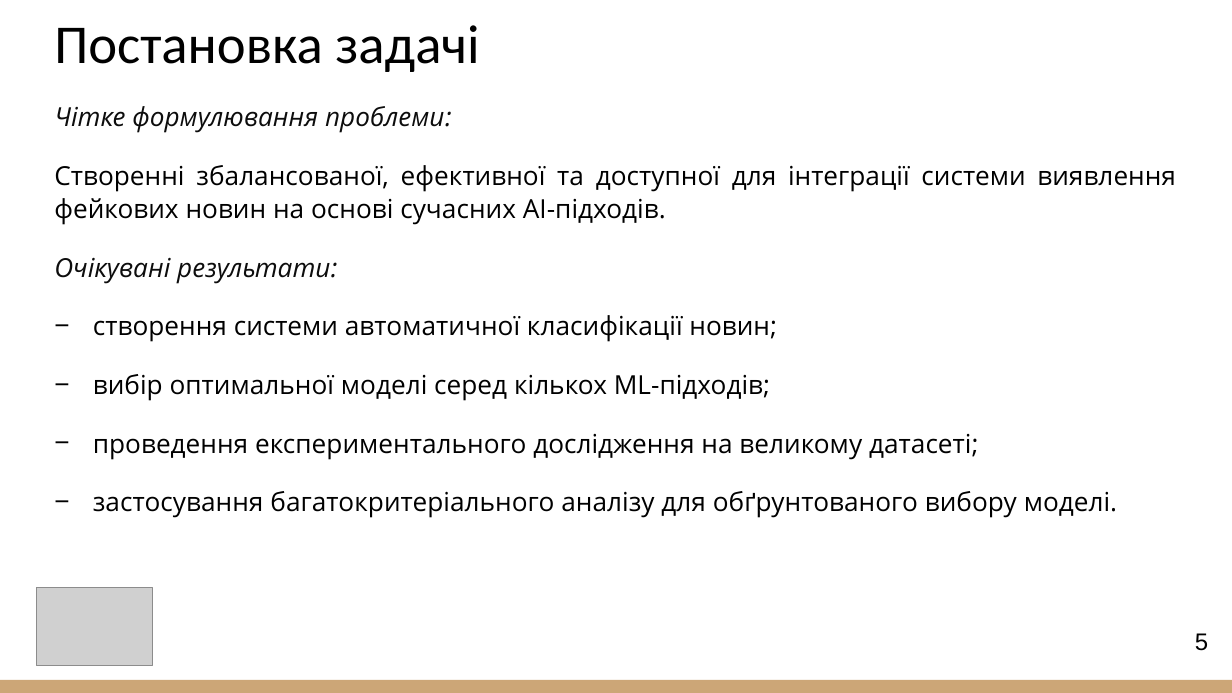
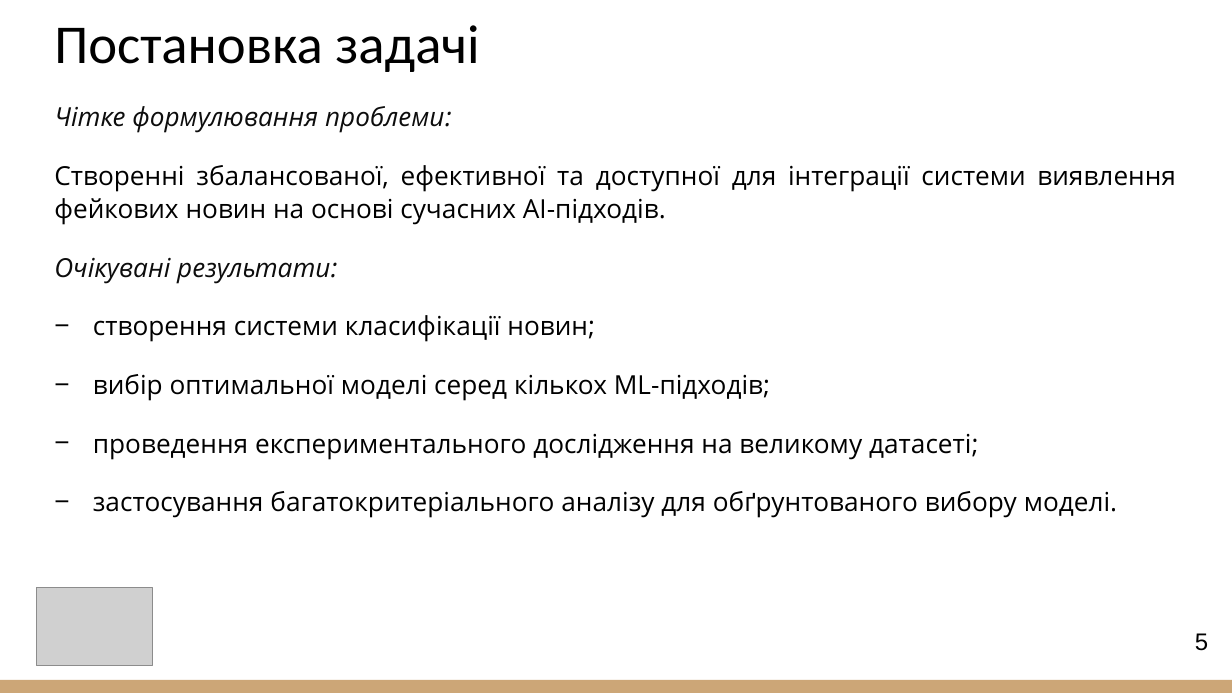
Before and after one commit to Wind6365/fake_news_detector_archive, a slide deck: slide 5 of 2025_М_ПІ_ІПЗм-23-1_Шагун_А_С.pptx. Drawn at 1232x693 pixels with LibreOffice and Linux fonts; fonts in the diff are those of the drawing; grey boxes stand for pictures. Boxes give left, top, right and bottom in pixels: in the first picture for what was removed or moved away, otherwise in the second. Text is boxed around its words. In the diff, an @@ line names an element or a change of style, - is before the commit and + after.

```diff
--- a/2025_М_ПІ_ІПЗм-23-1_Шагун_А_С.pptx
+++ b/2025_М_ПІ_ІПЗм-23-1_Шагун_А_С.pptx
@@ text at [93,315,595,342]: text changed @@
-− створення системи автоматичної класифікації новин;
+− створення системи класифікації новин;
```
Also in this commit, not shown: 2 other slides changed.
